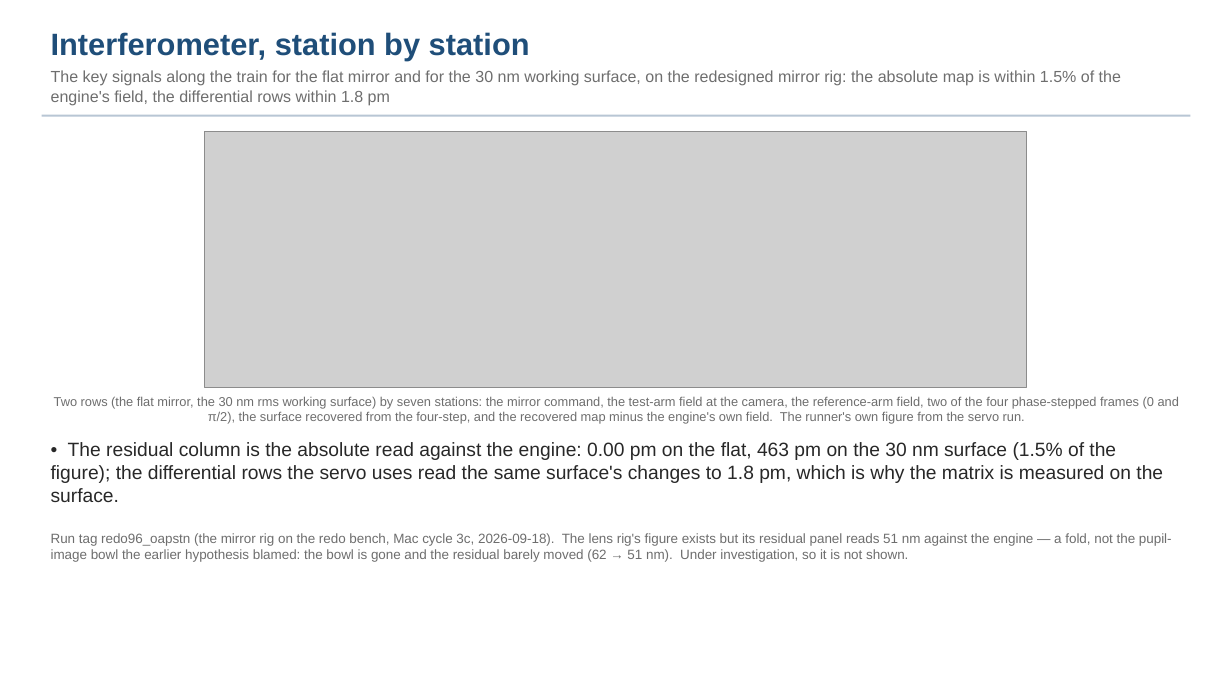
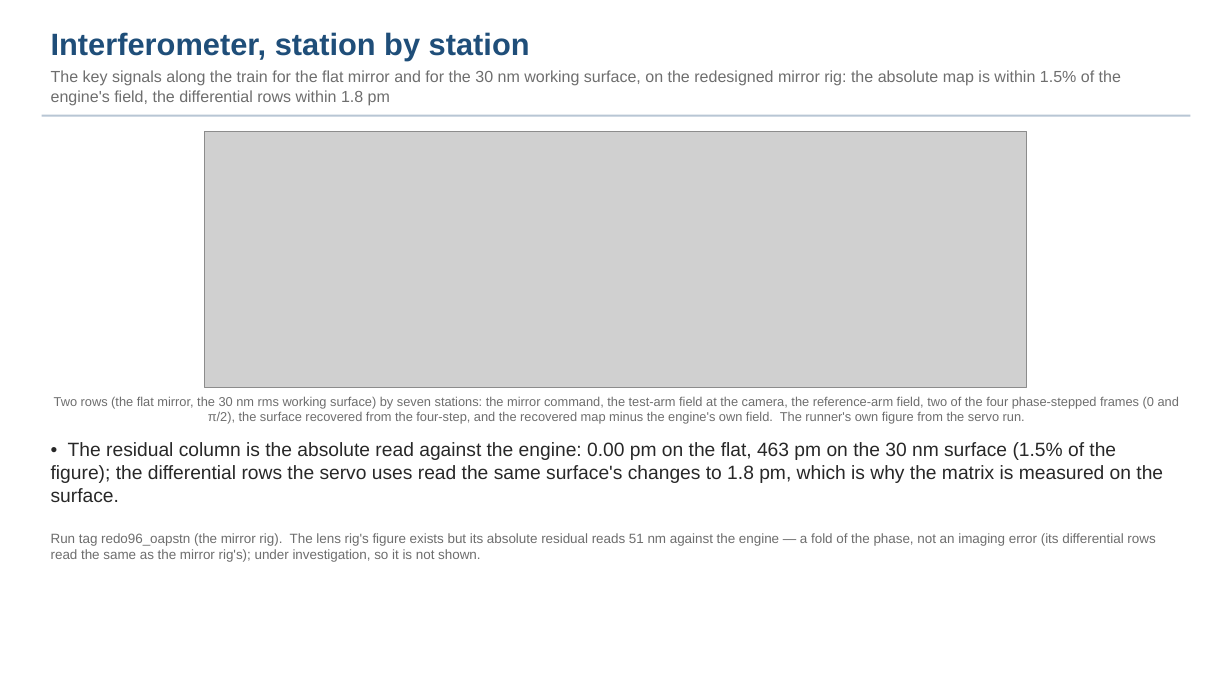
Before and after one commit to nasa-jpl/macos, a slide deck: slide 13 of demo_session/deck_gauges.pptx. Drawn at 1232x693 pixels with LibreOffice and Linux fonts; fonts in the diff are those of the drawing; grey boxes stand for pictures. Boxes give left, top, right and bottom in pixels: in the first picture for what was removed or moved away, otherwise in the second. Text is boxed around its words. In the diff, an @@ line names an element or a change of style, - is before the commit and + after.

```diff
--- a/demo_session/deck_gauges.pptx
+++ b/demo_session/deck_gauges.pptx
@@ text at <box>51,533,1155,562</box>: text changed @@
-Run tag redo96_oapstn (the mirror rig on the redo bench, Mac cycle 3c, 2026-09-18). The lens rig's figure exists but its residual panel reads 51 nm against the engine — a fold, not the pupil-image bowl the earlier hypothesis blamed: the bowl is gone and the residual barely moved (62 → 51 nm). Under investigation, so it is not shown.
+Run tag redo96_oapstn (the mirror rig). The lens rig's figure exists but its absolute residual reads 51 nm against the engine — a fold of the phase, not an imaging error (its differential rows read the same as the mirror rig's); under investigation, so it is not shown.
```
Also in this commit, not shown: 33 other slides changed, 1 slide added, 5 slides removed, 2 other files.
